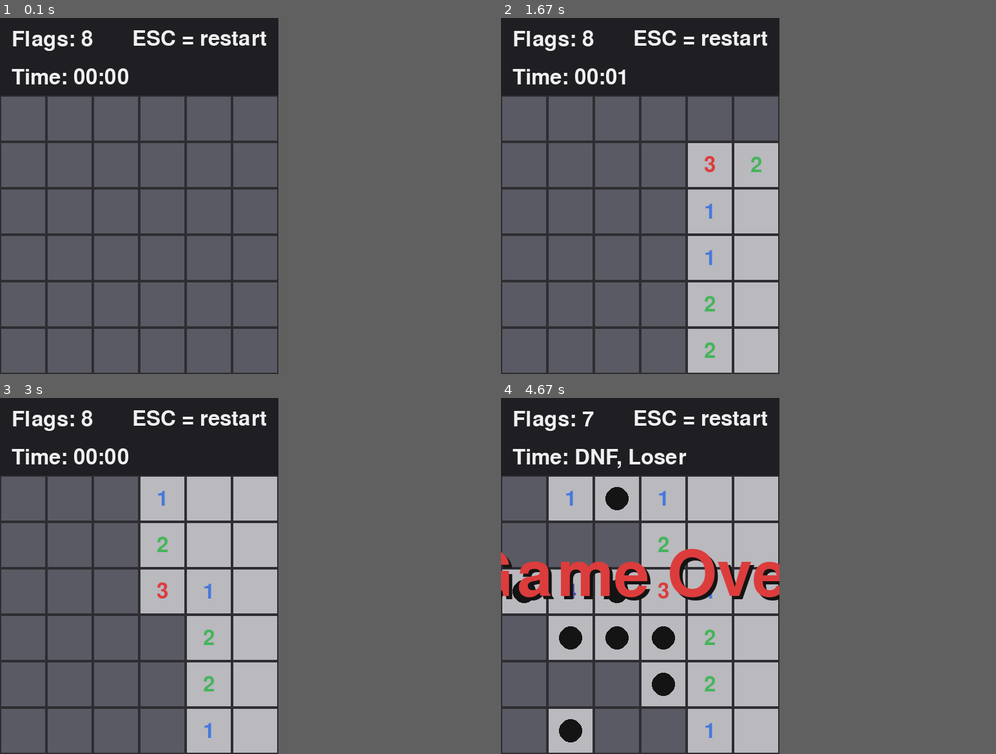
Above: before the commit, frames 1-4 (two rows, left to right).
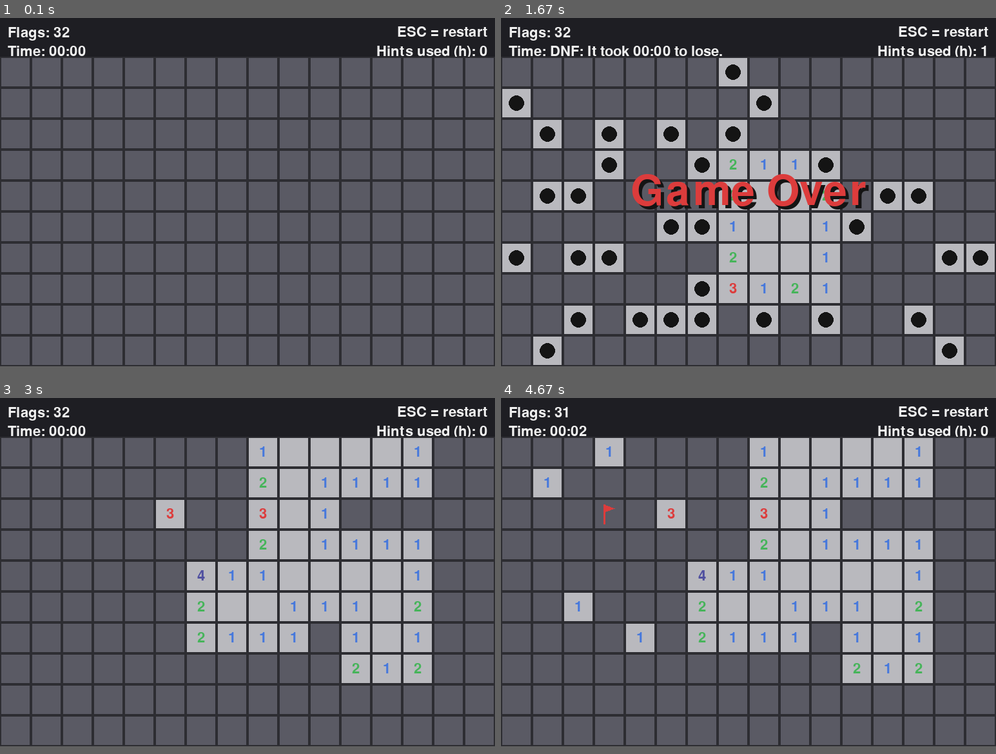
Above: after the commit, the same moments.

Repository: winandschaap/Mine_sweeper
Game: pygame game, started from main.py
Same seed, same stepped clock (60 frames per second), same inputs: the game is played once before the commit and once after it.
Inputs (mouse positions are in pixels of both pictures, inside the frame that each line leads up to):
- Up to frame 1 (0.1 s): no input
- Up to frame 2 (1.67 s): click (748, 192) at 0.38 s; hold H 0.67-1.13 s; click (931, 313) at 1.22 s
- Up to frame 3 (3 s): tap Esc at 2 s; click (247, 615) at 2.38 s; click (178, 501) at 2.72 s
- Up to frame 4 (4.67 s): click (560, 494) at 3.05 s; click (585, 608) at 3.38 s; right-click (604, 504) at 3.72 s; click (600, 454) at 4.05 s; click (629, 632) at 4.38 s
In our replay, the window is 432x552 before the commit and 768x540 after it. These sizes can differ from the game's own. Grey fills any space a smaller window leaves; there, only what the larger window draws over its background counts as a difference.

The runs differ from the first frame. In frame 1, 26% of the frame differs, in the area x 0-100%, y 0-100%; in frame 2, 46%; in frame 3, 50%; in frame 4, 60%.

Commit message:
Added a hints function that highlights a cell where the current board state allows to sole that cell. Also added the hint counter which is displayed.

Diff:
--- a/game/board.py
+++ b/game/board.py
@@ -139,6 +139,17 @@
             else:
                 nb_cell.neighbors_flagged -= 1
 
+    def generate_hint(self):
+        pass
+
+    def toggle_highlight(self, pos: Position) -> None:
+        if not self.in_bounds(pos):
+            return
+        cell = self.get_cell(pos)
+        if cell.is_flagged or cell.is_revealed:
+            return
+        cell.is_highlight = not cell.is_highlight
+
     def reveal_all_mines(self) -> None:
         for row in self.grid:
             for cell in row:
--- a/game/cell.py
+++ b/game/cell.py
@@ -5,6 +5,7 @@
     is_mine: bool = False
     is_revealed: bool = False
     is_flagged: bool = False
+    is_highlight: bool = False
     neighbor_mines: int = 0
     neighbor_revealed: int = 0
     neighbors_flagged: int = 0
--- a/game/game_state.py
+++ b/game/game_state.py
@@ -3,6 +3,8 @@
 from game.types import GameStatus, Position, RevealResult
 from generator.random_generator import generate_board
 import time
+
+from solver.hints import get_solve_step
 
 
 class GameState:
@@ -16,6 +18,8 @@
         self.status = GameStatus.NOT_STARTED
         self.start_time = None
         self.end_time = None
+        self.hint = None
+        self.hint_count = 0
 
     def reveal_cell(self, pos: Position) -> RevealResult:
         if self.status == GameStatus.NOT_STARTED:
@@ -40,6 +44,25 @@
 
         return result
 
+    def toggle_hint(self, reset : bool = False) -> None:
+        if self.hint:
+            if reset:
+                self.toggle_highlight(self.hint.position)
+                self.hint = None
+            return
+        self.hint_count += 1
+        self.hint = get_solve_step(board=self.board)
+        self.toggle_highlight(self.hint.position)
+
+
+    def toggle_highlight(self, pos: Position) -> None:
+        if self.status in {GameStatus.WON, GameStatus.LOST}:
+            return
+        cell = self.board.get_cell(pos)
+        if cell.is_flagged or cell.is_revealed:
+            return
+        self.board.toggle_highlight(pos)
+
     def toggle_flag(self, pos: Position) -> None:
         if self.status in {GameStatus.WON, GameStatus.LOST}:
             return
@@ -51,6 +74,8 @@
         self.status = GameStatus.NOT_STARTED
         self.start_time = None
         self.end_time = None
+        self.hint = None
+        self.hint_count = 0
 
 
     def remaining_flags(self) -> int:
@@ -66,6 +91,6 @@
             if not self.end_time:
                 self.end_time = time_spent_after_first_click
 
-            return self.end_time if self.status == GameStatus.WON else "DNF, Loser"
+            return self.end_time if self.status == GameStatus.WON else f"DNF: It took {self.end_time} to lose."
 
         return f"{int(minutes):02d}:{int(seconds):02d}"
--- a/main.py
+++ b/main.py
@@ -2,7 +2,7 @@
 
 
 def main() -> None:
-    game = PygameUI(6, 6, 8, no_check=False)
+    game = PygameUI(16, 10, 32, no_check=False)
     game.run()
 
 
--- a/solver/frontier.py
+++ b/solver/frontier.py
@@ -1,6 +1,14 @@
 from game.board import Board
 from game.types import Position
 
+
+def generate_frontier(board: Board) -> set[Position]:
+    return set(
+        Position(x, y)
+        for x in range(board.width)
+        for y in range(board.height)
+        if is_frontier_cell(board, Position(x, y))
+    )
 
 def is_frontier_cell(board: Board, pos: Position) -> bool:
 
--- a/solver/hints.py
+++ b/solver/hints.py
@@ -0,0 +1,16 @@
+from game.board import Board
+from solver.types import SolverAction, SolverUsed
+from solver.solver_engine import find_actions
+from solver.frontier import generate_frontier
+
+def get_solve_step(board: Board) -> SolverAction:
+    frontier = generate_frontier(board)
+    actions = find_actions(board, frontier)
+    return actions[0]
+
+def hint_text(action: SolverAction) -> str:
+    if action.solver_type == SolverUsed.BASIC:
+        return 'What is the only possibility?'
+    if action.solver_type == SolverUsed.SUBSET:
+        return 'Use subset reasoning'
+    return 'None'
--- a/solver/solver_engine.py
+++ b/solver/solver_engine.py
@@ -3,7 +3,7 @@
 from game.types import Position
 from solver.basic_solver import find_basic_actions
 from game.rules import is_win
-from solver.frontier import is_frontier_cell, refresh_frontier_position
+from solver.frontier import is_frontier_cell, refresh_frontier_position, generate_frontier
 from solver.subset_solver import find_subset_actions
 from solver.types import SolverActionType, SolverAction
 from copy import deepcopy
@@ -63,7 +63,7 @@
 
 def is_solvable_by_basic_rules(possible_board: Board) -> bool:
     board = deepcopy(possible_board)
-    frontier = set(Position(x, y) for x in range(possible_board.width) for y in range(possible_board.height) if is_frontier_cell(board, Position(x, y)))
+    frontier = generate_frontier(possible_board)
     counter = 0
     global subset_counter
     subset_counter = 0
--- a/solver/subset_solver.py
+++ b/solver/subset_solver.py
@@ -1,6 +1,6 @@
 from game.types import Position
 from game.board import Board
-from solver.types import Constraint, SolverAction, SolverActionType
+from solver.types import Constraint, SolverAction, SolverActionType, SolverUsed
 
 
 def build_constraints(board: Board, frontier: set[Position]) -> list[Constraint]:
@@ -43,10 +43,10 @@
 
     if diff_mines == 0:
         for pos in diff_cells:
-            actions.append(SolverAction(pos, SolverActionType.OPEN))
+            actions.append(SolverAction(pos, SolverActionType.OPEN, SolverUsed.SUBSET))
     if diff_mines == len(diff_cells):
         for pos in diff_cells:
-            actions.append(SolverAction(pos, SolverActionType.FLAG))
+            actions.append(SolverAction(pos, SolverActionType.FLAG, SolverUsed.SUBSET))
 
     return actions
 
--- a/solver/types.py
+++ b/solver/types.py
@@ -8,10 +8,15 @@
     FLAG = 'flag'
     NO_MOVE_FOUND = 'no_move_found'
 
+class SolverUsed(Enum):
+    BASIC = 'basic'
+    SUBSET = 'subset'
+
 @dataclass(frozen=True)
 class SolverAction:
     position : Position
     action_type : SolverActionType
+    solver_type : SolverUsed = SolverUsed.BASIC
 
 @dataclass(frozen=True)
 class Constraint:
--- a/ui/pygame_ui.py
+++ b/ui/pygame_ui.py
@@ -1,10 +1,13 @@
 import pygame
 from game.game_state import GameState
 from game.types import GameStatus, Position
-
+from win32api import GetSystemMetrics
+
+WIDTH = GetSystemMetrics(0)
+HEIGHT = GetSystemMetrics(1)
 # Declare sizes and framerate
-CELL_SIZE = 72
-TOP_BAR_HEIGHT = 120
+CELL_SIZE = HEIGHT//15
+TOP_BAR_HEIGHT = HEIGHT//12
 FPS = 60
 
 # Give RGB values for needed values
@@ -18,6 +21,7 @@
 CELL_HIDDEN = (90, 90, 100)
 CELL_REVEALED = (185, 185, 190)
 CELL_BORDER = (45, 45, 50)
+CELL_HINT = (200,0,100)
 
 class PygameUI:
     def __init__(self, width: int = 9, height: int = 9, mine_count: int = 16, no_check: bool = False):
@@ -55,12 +59,18 @@
             elif event.type == pygame.KEYDOWN:
                 if event.key == pygame.K_ESCAPE:
                     self.game.reset()
+                elif event.key == pygame.K_h:
+                    if self.game.status == GameStatus.RUNNING:
+                        self.game.toggle_hint()
 
             elif event.type == pygame.MOUSEBUTTONDOWN:
                 pos = self.screen_to_position(event.pos)
 
                 if pos is None:
                     continue
+                if self.game.hint:
+                    if self.game.hint.position == pos:
+                        self.game.toggle_hint(True)
                 if event.button == 1:
                     self.game.reveal_cell(pos)
                 elif event.button == 3:
@@ -106,8 +116,12 @@
 
         restart_text = self.font.render("ESC = restart", True, TEXT)
         self.screen.blit(restart_text, (self.screen_width - restart_text.get_width()-CELL_SIZE//4, restart_text.get_height()//2))
+
         timer_text = self.font.render(f"Time: {self.game.current_time()}", True, TEXT)
         self.screen.blit(timer_text, (CELL_SIZE//4, (timer_text.get_height()+TOP_BAR_HEIGHT)//2))
+
+        hints_text = self.font.render(f"Hints used (h): {self.game.hint_count}", True, TEXT)
+        self.screen.blit(hints_text, (self.screen_width - hints_text.get_width()-CELL_SIZE//4,(hints_text.get_height()+TOP_BAR_HEIGHT)//2))
 
 
     def draw_board(self) -> None:
@@ -126,6 +140,8 @@
                 )
                 if cell.is_revealed:
                     pygame.draw.rect(self.screen, CELL_REVEALED, rect)
+                elif cell.is_highlight:
+                    pygame.draw.rect(self.screen, CELL_HINT, rect)
                 else:
                     pygame.draw.rect(self.screen, CELL_HIDDEN, rect)
 
@@ -138,6 +154,7 @@
                         self.draw_number(rect, cell.neighbor_mines)
                 elif cell.is_flagged:
                     self.draw_flag(rect)
+
 
         if self.game.status == GameStatus.LOST:
             msg_background = self.big_font.render("Game Over", True, BLACK)
Not shown, changed: requirements.txt
